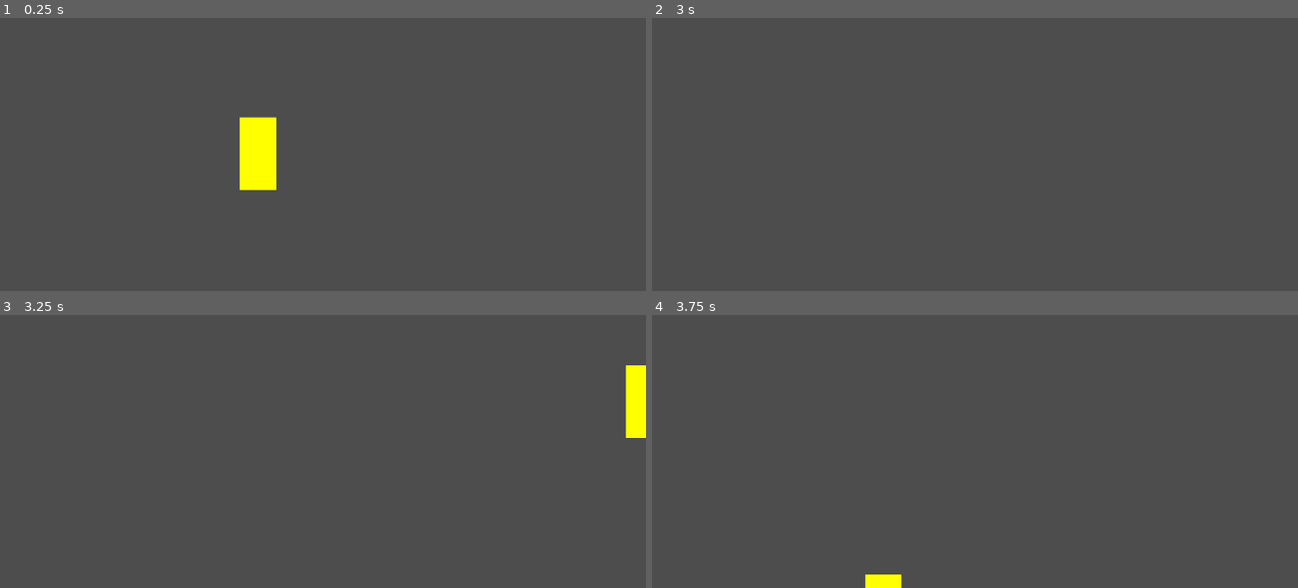
Above: before the commit, frames 1-4 (two rows, left to right).
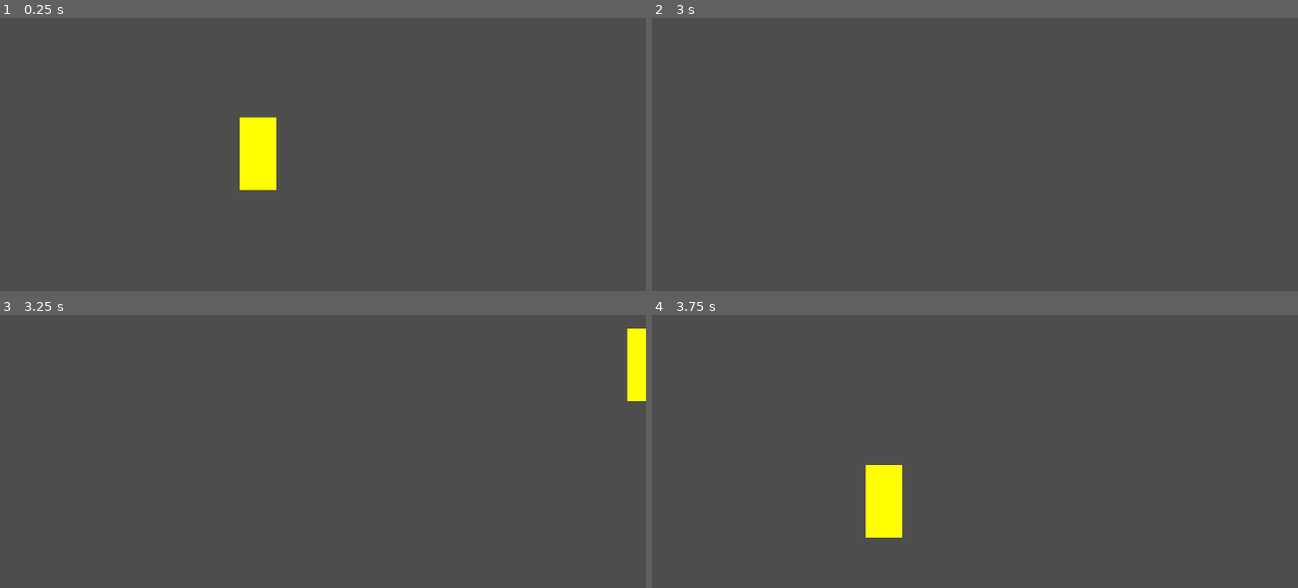
Above: after the commit, the same moments.

Repository: shunlog/godot_platformer
Game: Godot game, scene res://world/test_world.tscn
Same seed, same stepped clock (60 frames per second), same inputs: the game is played once before the commit and once after it.
Inputs (mouse positions are in pixels of both pictures, inside the frame that each line leads up to):
- Up to frame 1 (0.25 s): no input
- Up to frame 2 (3 s): move the mouse to (871, 159) at 0.52 s; hold D (player_right) 0.53-2.03 s; click (871, 159) at 0.67 s; tap Space (player_jump) at 0.77, 1.52, 2.75 s; move the mouse to (1142, 138) at 1.27 s; tap Enter at 2 s; move the mouse to (outside the picture) at 2.02 s; hold A (player_left) from 2.03 s (still down); move the mouse to (949, 72) at 2.77 s; click (949, 72) at 2.92 s
- Up to frame 3 (3.25 s): keep holding A (player_left); tap Space (player_jump) at 3.02 s
- Up to frame 4 (3.75 s): keep holding A (player_left); move the mouse to (outside the picture) at 3.52 s

Frames 1-2 are identical in both runs. In frame 3, 0.9% of the frame differs, in the area x 96-100%, y 4-46%; in frame 4, 1.8%, in the area x 33-39%, y 54-100%.

Commit message:
fix jittery player
set "slide_on_slope" to true in the Ray shape,
see the issue https://github.com/godotengine/godot/issues/77571

Diff:
--- a/godot/player/player.tscn
+++ b/godot/player/player.tscn
@@ -7,6 +7,7 @@
 
 [sub_resource type="SeparationRayShape2D" id="SeparationRayShape2D_4oauj"]
 length = 66.0
+slide_on_slope = true
 
 [node name="Player" type="CharacterBody2D"]
 script = ExtResource("1_mbh66")
@@ -14,26 +15,21 @@
 [node name="CollisionShape2D" type="CollisionShape2D" parent="."]
 position = Vector2(0, -32)
 shape = SubResource("RectangleShape2D_pkewn")
-one_way_collision_margin = 5.0
-
-[node name="Polygon2D" type="Polygon2D" parent="."]
-color = Color(1, 1, 0, 1)
-polygon = PackedVector2Array(-30, -60, 30, -60, 30, 60, -30, 60)
 
 [node name="RayCollisionShape1" type="CollisionShape2D" parent="."]
 position = Vector2(-30, -6)
 shape = SubResource("SeparationRayShape2D_4oauj")
-one_way_collision = true
-one_way_collision_margin = 20.0
 
 [node name="RayCollisionShape2" type="CollisionShape2D" parent="."]
 position = Vector2(0, -6)
 shape = SubResource("SeparationRayShape2D_4oauj")
-one_way_collision = true
-one_way_collision_margin = 20.0
 
 [node name="RayCollisionShape3" type="CollisionShape2D" parent="."]
 position = Vector2(30, -6)
 shape = SubResource("SeparationRayShape2D_4oauj")
-one_way_collision = true
-one_way_collision_margin = 20.0
+
+[node name="Sprite" type="Node2D" parent="."]
+
+[node name="Polygon2D" type="Polygon2D" parent="Sprite"]
+color = Color(1, 1, 0, 1)
+polygon = PackedVector2Array(-30, -60, 30, -60, 30, 60, -30, 60)
--- a/godot/project.godot
+++ b/godot/project.godot
@@ -50,5 +50,4 @@
 
 [rendering]
 
-renderer/rendering_method="gl_compatibility"
 renderer/rendering_method.mobile="gl_compatibility"
Not shown: 1 places in godot/world/tilemap/tileset/tileset.tres that only renumber resources
